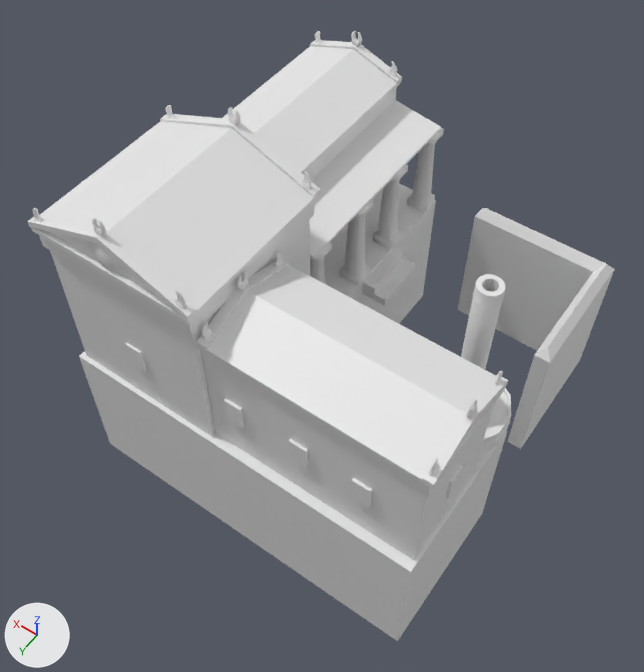
Before and after pictures for a commit that changed the COLLADA model art/meshes/structural/syracuse/forge.dae.
Before and after are seen from a 50 mm camera at (-14.8, 22.0, 35.2) aimed at (0.8, 0.2, 0.9). Lighting does not change. The marker at lower left points along +X, +Y and +Z. The picture after the commit comes second. Where no turn or scale is listed for an object, it has been applied to the vertices. Vertices at exactly the same position are counted once.

Objects in the first picture: 'forge'.
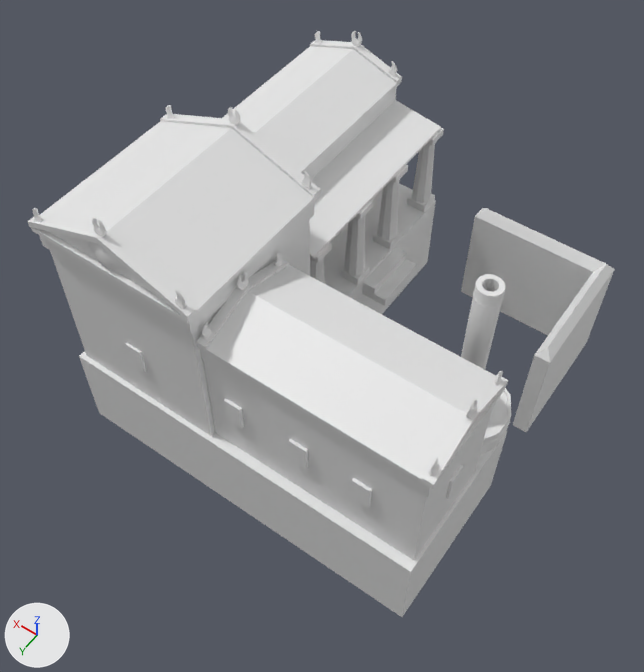
The newer file is also turned or shifted as a whole; pictures and numbers use the older file's frame.

Changed parts and their boxes (x1, y1, x2, y2) in the pictures (644 x 672 px; the box of a moved part takes in the faces that stretch with it):
'forge', reshaped: before (27, 31, 615, 641); after (27, 31, 615, 617)
part 1 of me_cubo_3838, moved or reshaped: before (79, 201, 615, 641); after (79, 201, 615, 617)

Diff of the bpy script that builds the scene:
```diff
--- a/art/meshes/structural/syracuse/forge.dae.py
+++ b/art/meshes/structural/syracuse/forge.dae.py
@@ me_cubo_3838 @@
 # used by ob_forge; location = (0.0, 0.0, 0.0)
-me_cubo_3838.from_pydata(...)  # 2127 vertices, 3598 faces; spans x -9.2..10.4, y -11.6..7.9, z -7.8..12.0
+me_cubo_3838.from_pydata(...)  # 2127 vertices, 3594 faces; spans x -9.2..10.4, y -11.6..7.9, z -4.6..12.0
+# me_cubo_3838 part 1: all 14 vertices in x -9.1..9.9, y -11.6..7.8, z -7.8..-6.2 are scaled about their middle by (1, 1, 0.0491), then moved by (0.0, 0.0, 2.4)
 me_cubo_3838.materials.append(mat_textura_siracusa)
```
